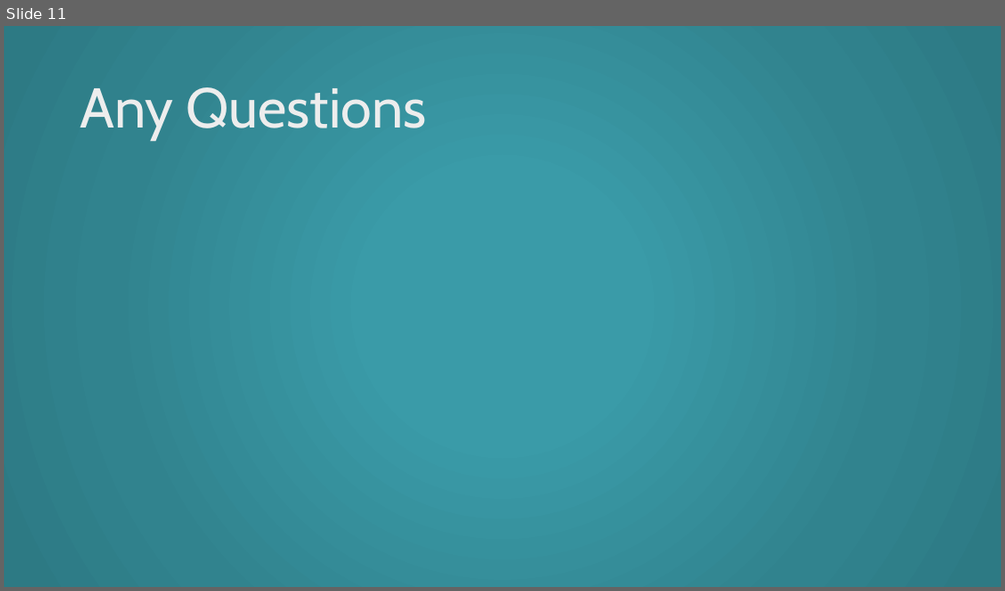
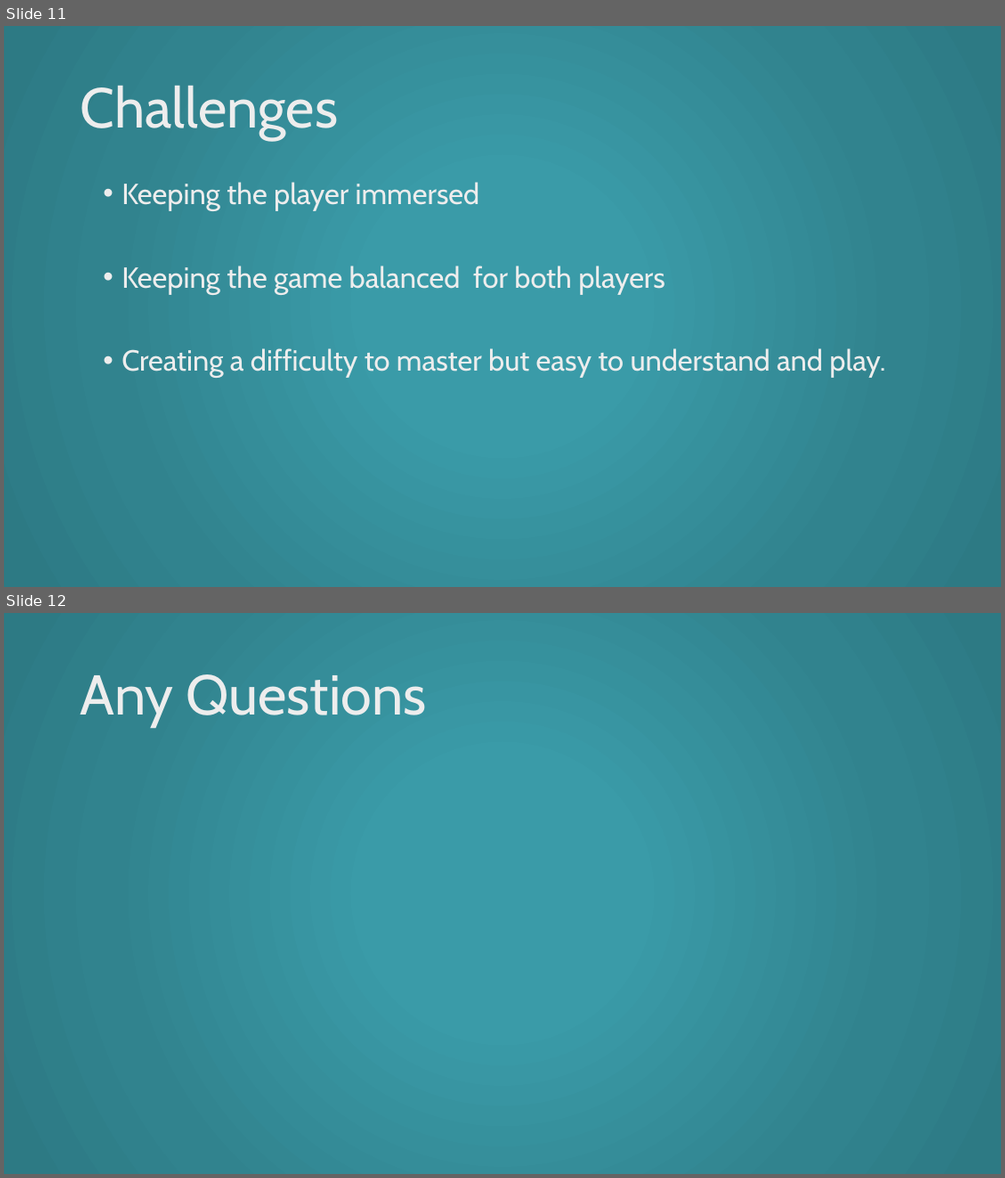
Before and after one commit to UoSGroupProjects1718/mgp-l4-5-group-2, a slide deck: LEVEL 4 & 5.pptx. Shown one above the other, each under a label of ours: slide 11 before the commit, slides 11 and 12 after it. The pictures are 1005x591 and 1005x1178 pixels, drawn with LibreOffice and Linux fonts; fonts in the diff are those of the drawing. Boxes give left, top, right and bottom in pixels: in the first picture for what was removed or moved away, otherwise in the second. Text is boxed around its words. In the diff, an @@ line names an element or a change of style, - is before the commit and + after.

```diff
--- a/LEVEL 4 & 5.pptx
+++ b/LEVEL 4 & 5.pptx
@@ slide 11 added at (4,26,1001,587), background gradient #3A9BA8 to #31828E to #2E7A84 @@
@@ title added at (80,85,338,141), 54 pt, text gradient #BFBFBF to #EDEDED to #FFFFFF @@
+Challenges
@@ text added at (121,182,885,378), 28 pt, text gradient #BFBFBF to #EDEDED to #FFFFFF @@
+• Keeping the player immersed
+• Keeping the game balanced for both players
+• Creating a difficulty to master but easy to understand and play.
@@ what was slide 11 is now slide 12 @@
```
Also in this commit, not shown: 5 slides changed, 5 other slides added, 5 slides removed, 6 other files.
